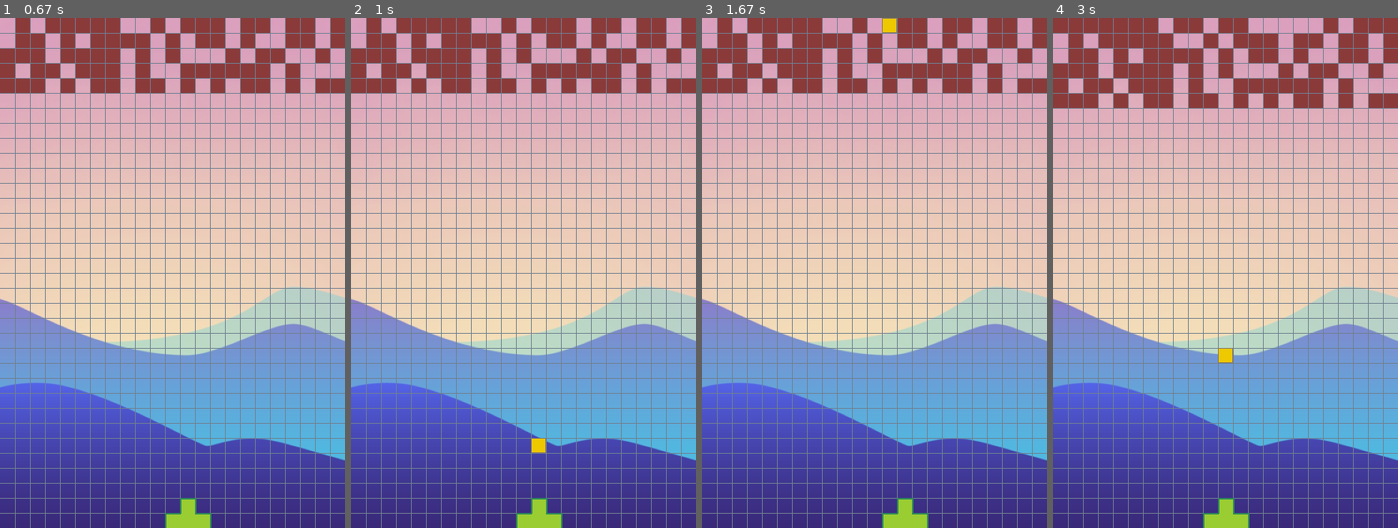
Above: before the commit, frames 1-4 (left to right).
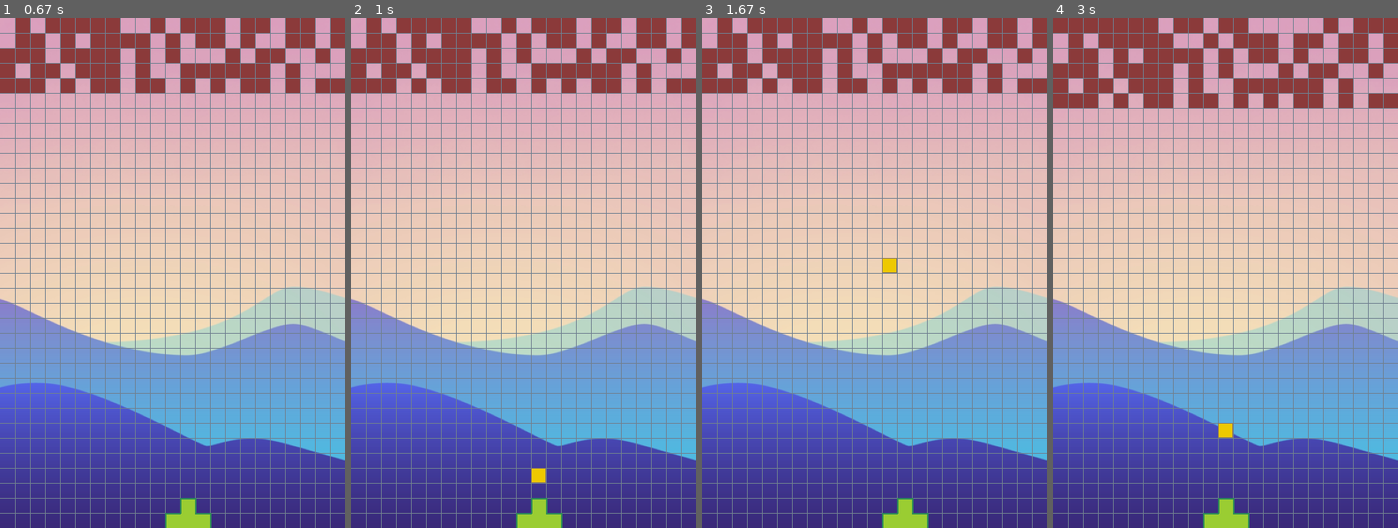
Above: after the commit, the same moments.

Repository: infProgram/inf371_spring2022-Pieces-Ho
Game: pygame game, started from peronalProject/bubbleDefense.py
Same seed, same stepped clock (60 frames per second), same inputs: the game is played once before the commit and once after it.
Inputs:
- Up to frame 1 (0.67 s): hold D from 0.33 s (still down)
- Up to frame 2 (1 s): release D at 0.8 s; hold W from 0.83 s (still down)
- Up to frame 3 (1.67 s): release W at 1.13 s; hold D 1.17-1.63 s
- Up to frame 4 (3 s): hold A 1.67-2.2 s; hold A 2.23-2.63 s; hold W from 2.67 s (still down)

Frame 1 is identical in both runs. In frame 2, 0.3% of the frame differs, in the area x 52-57%, y 82-92%; in frame 3, 0.3%; in frame 4, 0.3%.

Commit message:
the bullet will disappear when meet wall

Diff:
--- a/peronalProject/bubbleDefense.py
+++ b/peronalProject/bubbleDefense.py
@@ -29,7 +29,7 @@
 
 class bullet():   # bullet class
     def __init__(self) -> None:
-        self.bulletSpeed = 40
+        self.bulletSpeed = 20
         self.bulletx = 0
         self.bullety = 0
         self.bulletColour = (238,201,0)
@@ -45,7 +45,7 @@
 
     def bulletFlyDraw(self):
         self.bullety = self.bullety - self.bulletSpeed
-        print("x: ",self.bulletx, ",y: ",self.bullety)
+        # print("x: ",self.bulletx, ",y: ",self.bullety)
         self.bullet = pygame.draw.rect(screen,self.bulletColour,[self.bulletx,self.bullety,20,20],0)
         self.bulletFrame = pygame.draw.rect(screen,(139,121,94),[self.bulletx,self.bullety,20,20],1)
 
@@ -71,8 +71,16 @@
             if len(self.posx[i]) == 23:
                 del self.posx[i]
 
-    def addPiece():
-        pass
+    def addPiece(self,x,y):
+        print("x: ",x, ",y: ",y)
+        boolFly = True
+        for i in range(len(self.posx)):
+            for j in self.posx[i]:
+                if x == j  and y == i*20 :
+                    boolFly = False
+
+
+        return boolFly
 
 
 size = width, height = 460, 680
@@ -84,6 +92,7 @@
 mybullet = bullet()
 wallWhile = 0
 boolBulletFly = False
+bulleyStayFlag = True
 
 isRunning = True
 while isRunning:
@@ -94,6 +103,7 @@
         if keyPressed[pygame.K_w]:
             mybullet.startBullet(mylancher.x,mylancher.y)
             boolBulletFly = True
+            bulleyStayFlag = True
         if keyPressed[pygame.K_a]: mylancher.move('A')
         if keyPressed[pygame.K_d]: mylancher.move('D')
   screen.blit(backgroundPic,(0,0))
@@ -107,11 +117,18 @@
   for i in range(20,441,20): pygame.draw.line(screen,(112,128,144),[i,0],[i,680],1) # Draw xy lines
   for i in range(20,681,20): pygame.draw.line(screen,(112,128,144),[0,i],[460,i],1)
 
+
   mylancher.draw()  # Draw lancher without xy lines
+  if  mybullet.bullety >0 and bulleyStayFlag == True and boolBulletFly == True:
+      mybullet.bulletFlyDraw()
+      if mywall.addPiece(mybullet.bulletx,mybullet.bullety) ==  False:
+          bulleyStayFlag = False
+          print("False now !", bulleyStayFlag)
+  if  mybullet.bullety <= 0 or bulleyStayFlag == False:
+      boolBulletFly == False
 
-  if  mybullet.bullety >0 and boolBulletFly == True:
-      mybullet.bulletFlyDraw()
-  if  mybullet.bullety <= 0:    boolBulletFly == False
+
+
 
 
 
